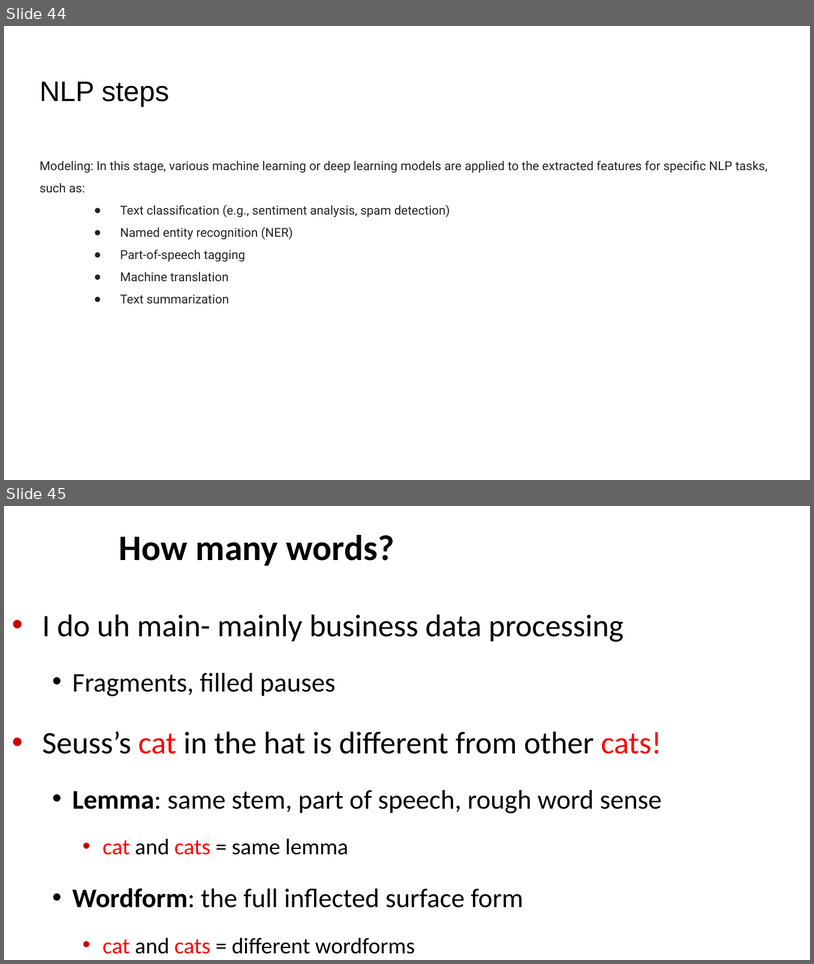
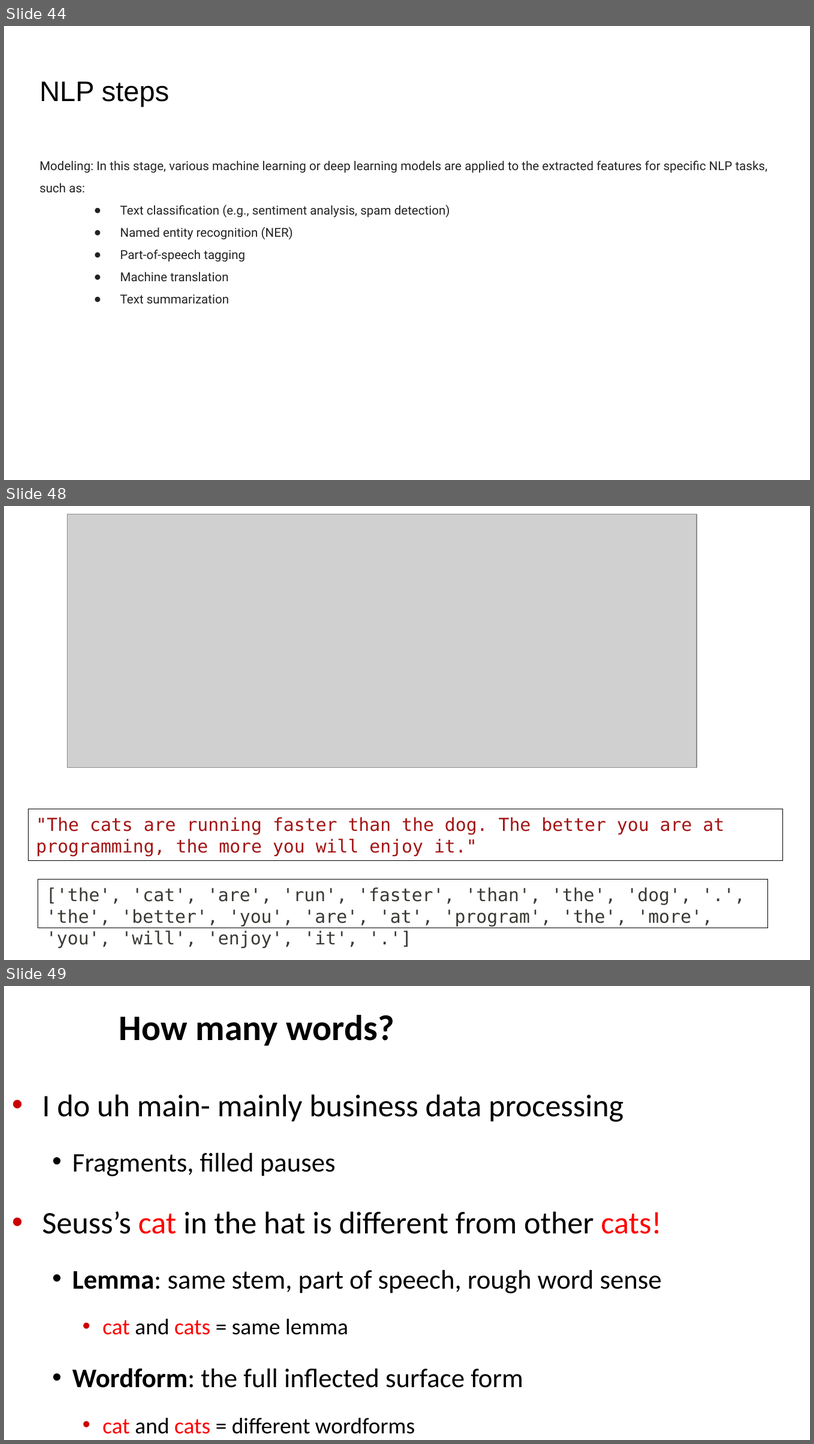
Before and after one commit to motazsaad/NLP-Theresa, a slide deck: slides/01 Introduction to NLP.pptx. Shown one above the other, each under a label of ours: slides 44 and 45 before the commit, slides 44, 48 and 49 after it; the slides between them are not shown. The pictures are 814x964 and 814x1444 pixels, drawn with LibreOffice and Linux fonts; fonts in the diff are those of the drawing; grey boxes stand for pictures. Boxes give left, top, right and bottom in pixels: in the first picture for what was removed or moved away, otherwise in the second. Text is boxed around its words. In the diff, an @@ line names an element or a change of style, - is before the commit and + after.

```diff
--- a/slides/01 Introduction to NLP.pptx
+++ b/slides/01 Introduction to NLP.pptx
@@ slide 48 added at (4, 506, 810, 960), background #FFFFFF @@
@@ picture added at (68, 514, 698, 767) @@
@@ rectangle added at (28, 809, 783, 861), outline #000000 0.75 pt, 16 pt, text #A31515 @@
+"The cats are running faster than the dog. The better you are at programming, the more you will enjoy it."
@@ rectangle added at (38, 879, 768, 928), outline #000000 0.75 pt, 16 pt, text #393A34 @@
+['the', 'cat', 'are', 'run', 'faster', 'than', 'the', 'dog', '.', 'the', 'better', 'you', 'are', 'at', 'program', 'the', 'more', 'you', 'will', 'enjoy', 'it', '.']
@@ what was slide 45 is now slide 49 @@
```
Also in this commit, not shown: 1 slide changed, 5 other slides added, 2 slides removed, 1 other file.
